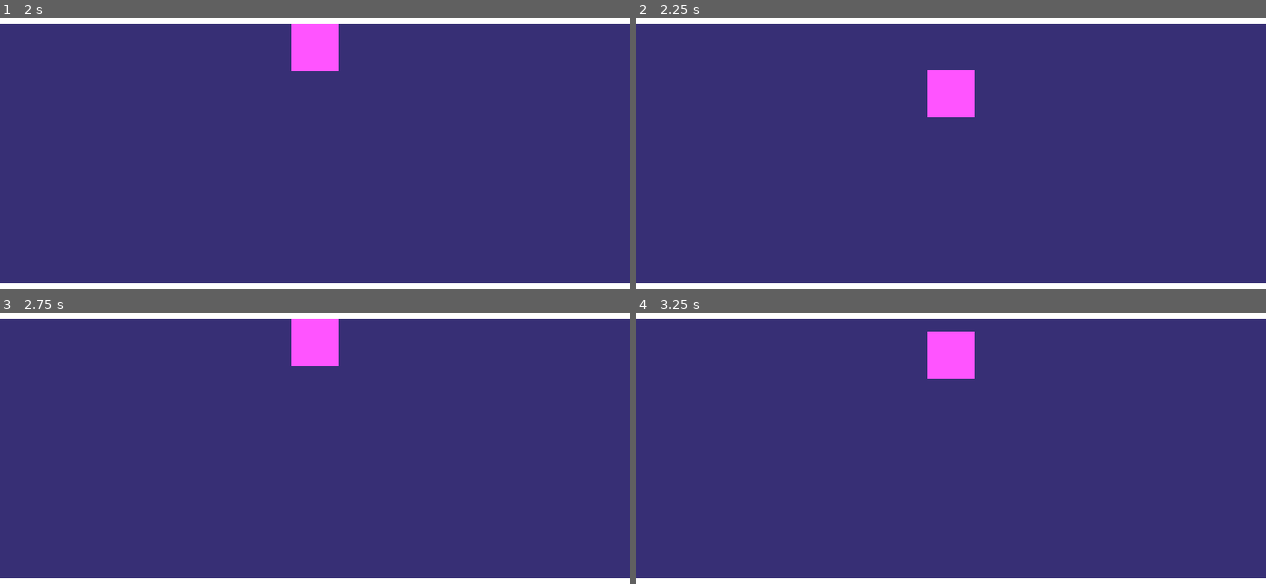
Above: before the commit, frames 1-4 (two rows, left to right).
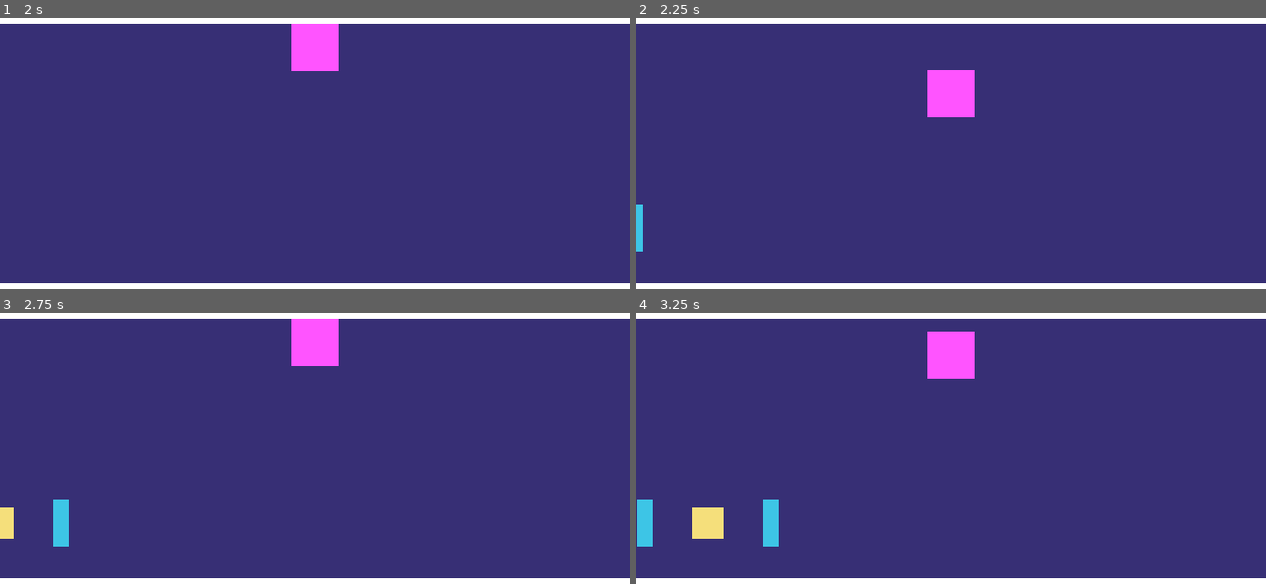
Above: after the commit, the same moments.

Repository: JakeDaSpud/dupped
Game: Godot game, scene res://src/Scenes/game.tscn
The game is run twice, just before and just after one commit, with the same random seed, the same clock (stepped at 60 frames per second) and the same inputs.
Inputs (mouse positions are in pixels of both pictures, inside the frame that each line leads up to):
- Up to frame 1 (2 s): tap Enter (button_keyboard) at 0.5, 0.6, 1.55 s; move the mouse to (453, 134) at 0.52 s; click (453, 134) at 0.8 s; move the mouse to (189, 172) at 1.27 s; click (189, 172) at 1.35 s
- Up to frame 2 (2.25 s): move the mouse to (1014, 74) at 2.02 s; tap Enter (button_keyboard) at 2.1 s
- Up to frame 3 (2.75 s): click (378, 369) at 2.3 s
- Up to frame 4 (3.25 s): move the mouse to (919, 518) at 2.77 s; click (919, 518) at 2.85 s; tap Enter (button_keyboard) at 3.05 s

Frame 1 is identical in both runs. In frame 2, 0.2% of the frame differs, in the area x 0-2%, y 68-87%; in frame 3, 0.7%; in frame 4, 1.4%, in the area x 0-23%, y 68-87%.

Commit message:
:sparkles: added point system, point ball, and capsule enemy

Diff:
--- /dev/null
+++ b/src/Scenes/Capsule.tscn
@@ -0,0 +1,45 @@
+[gd_scene load_steps=4 format=3 uid="uid://2kxndr85are3"]
+
+[ext_resource type="Script" path="res://src/Scripts/capsule.gd" id="1_d0oij"]
+[ext_resource type="PackedScene" uid="uid://dyhqt26borhtm" path="res://src/Scenes/Point_Ball.tscn" id="1_mqwd1"]
+
+[sub_resource type="RectangleShape2D" id="RectangleShape2D_05s1x"]
+size = Vector2(16, 48)
+
+[node name="Capsule" type="CharacterBody2D"]
+script = ExtResource("1_d0oij")
+
+[node name="left_wall" type="Area2D" parent="."]
+position = Vector2(-64, 0)
+
+[node name="CollisionShape2D" type="CollisionShape2D" parent="left_wall"]
+shape = SubResource("RectangleShape2D_05s1x")
+metadata/_edit_lock_ = true
+
+[node name="wall" type="ColorRect" parent="left_wall"]
+offset_left = -8.0
+offset_top = -24.0
+offset_right = 8.0
+offset_bottom = 24.0
+color = Color(0.239216, 0.772549, 0.901961, 1)
+metadata/_edit_lock_ = true
+
+[node name="right_wall" type="Area2D" parent="."]
+position = Vector2(64, 0)
+
+[node name="CollisionShape2D" type="CollisionShape2D" parent="right_wall"]
+shape = SubResource("RectangleShape2D_05s1x")
+metadata/_edit_lock_ = true
+
+[node name="wall" type="ColorRect" parent="right_wall"]
+offset_left = -8.0
+offset_top = -24.0
+offset_right = 8.0
+offset_bottom = 24.0
+color = Color(0.239216, 0.772549, 0.901961, 1)
+metadata/_edit_lock_ = true
+
+[node name="PointBall" parent="." instance=ExtResource("1_mqwd1")]
+
+[connection signal="body_entered" from="left_wall" to="." method="_on_wall_touched"]
+[connection signal="body_entered" from="right_wall" to="." method="_on_wall_touched"]
--- a/src/Scenes/Player.tscn
+++ b/src/Scenes/Player.tscn
@@ -6,7 +6,7 @@
 radius = 24.0
 
 [node name="Player" type="CharacterBody2D"]
-collision_mask = 2
+collision_mask = 3
 motion_mode = 1
 script = ExtResource("1_3uoxq")
 
--- /dev/null
+++ b/src/Scenes/Point_Ball.tscn
@@ -0,0 +1,24 @@
+[gd_scene load_steps=3 format=3 uid="uid://dyhqt26borhtm"]
+
+[ext_resource type="Script" path="res://src/Scripts/point_ball.gd" id="1_ro08s"]
+
+[sub_resource type="RectangleShape2D" id="RectangleShape2D_dejb4"]
+size = Vector2(48, 48)
+
+[node name="PointBall" type="Area2D"]
+script = ExtResource("1_ro08s")
+metadata/_edit_lock_ = true
+
+[node name="Sprite2D" type="Sprite2D" parent="."]
+
+[node name="ColorRect" type="ColorRect" parent="."]
+offset_left = -16.0
+offset_top = -16.0
+offset_right = 16.0
+offset_bottom = 16.0
+color = Color(0.960791, 0.873166, 0.483874, 1)
+
+[node name="CollisionShape2D" type="CollisionShape2D" parent="."]
+shape = SubResource("RectangleShape2D_dejb4")
+
+[connection signal="body_entered" from="." to="." method="_on_body_entered"]
--- a/src/Scenes/game.tscn
+++ b/src/Scenes/game.tscn
@@ -1,7 +1,8 @@
-[gd_scene load_steps=4 format=3 uid="uid://dhy8cbfniuhqw"]
+[gd_scene load_steps=5 format=3 uid="uid://dhy8cbfniuhqw"]
 
 [ext_resource type="Script" path="res://src/Scripts/game_manager.gd" id="1_jl2uv"]
 [ext_resource type="PackedScene" uid="uid://dgmyqu482ws7t" path="res://src/Scenes/Player.tscn" id="1_rc4ua"]
+[ext_resource type="PackedScene" uid="uid://2kxndr85are3" path="res://src/Scenes/Capsule.tscn" id="2_51kqe"]
 
 [sub_resource type="RectangleShape2D" id="RectangleShape2D_ctfxu"]
 size = Vector2(768, 48)
@@ -47,6 +48,10 @@
 offset_right = 384.0
 offset_bottom = 24.0
 
+[node name="Capsule" parent="Level" instance=ExtResource("2_51kqe")]
+position = Vector2(-192, 256)
+speed = 50.0
+
 [node name="Player" parent="." instance=ExtResource("1_rc4ua")]
 position = Vector2(320, 176)
 slide_on_ceiling = false
--- /dev/null
+++ b/src/Scripts/capsule.gd
@@ -0,0 +1,16 @@
+extends CharacterBody2D
+
+var game : Node2D;
+
+@export var speed : float = 150.0;
+
+func _ready() -> void:
+	game = get_tree().get_current_scene();
+
+# Called every frame. 'delta' is the elapsed time since the previous frame.
+func _process(delta) -> void:
+	velocity.x += delta * speed;
+	move_and_slide();
+
+func _on_wall_touched(body) -> void:
+	game.end_game();
--- a/src/Scripts/game_manager.gd
+++ b/src/Scripts/game_manager.gd
@@ -1,15 +1,21 @@
 extends Node2D
 
-@export var _game_over : bool = false;
+@export var game_over : bool = false;
 @export var _mute_audio : bool = false;
 @export var _in_menu : bool = true;
 
-#func _ready():
+var score : int = 0;
 
-
-func _process(delta):
+func _process(delta) -> void:
 	if _in_menu && (Input.is_action_just_pressed("button_gamepad") || Input.is_action_just_pressed("button_keyboard") || Input.is_action_just_pressed("button_mouse")):
 		_in_menu = false;
 
-	if _game_over && (Input.is_action_just_pressed("button_gamepad") || Input.is_action_just_pressed("button_keyboard") || Input.is_action_just_pressed("button_mouse")):
-		get_tree().reload_current_scene();
+
+func end_game() -> void:
+	self.game_over = true;
+
+func _restart() -> void:
+	get_tree().reload_current_scene();
+
+func add_points(points_to_add : int) -> void:
+	self.score = self.score + points_to_add;
--- a/src/Scripts/player.gd
+++ b/src/Scripts/player.gd
@@ -1,9 +1,19 @@
 extends CharacterBody2D
 
-@export var _max_speed : float = 400.0;
-@export var _acceleration : float = 50.0;
+var game : Node2D;
 
-func _physics_process(delta):
+@export var _max_speed : int = 400;
+@export var _acceleration : int = 50;
+@export var _rotation_speed : int = 5;
+
+func _ready() -> void:
+	game = get_tree().get_current_scene();
+
+func _physics_process(delta) -> void:
+
+	if (game.game_over):
+		self.rotation += delta * _rotation_speed;
+		return;
 
 	velocity += (get_gravity() * -up_direction) * (delta * _acceleration);
 	velocity.y = clamp(velocity.y, -_max_speed, _max_speed);
--- /dev/null
+++ b/src/Scripts/point_ball.gd
@@ -0,0 +1,14 @@
+extends Area2D
+
+var game : Node2D;
+@export var value : int = 1;
+
+func _ready() -> void:
+	game = get_tree().get_current_scene();
+
+func _on_body_entered(_body) -> void:
+	if (game.game_over):
+		return;
+
+	game.add_points(self.value);
+	self.queue_free();
